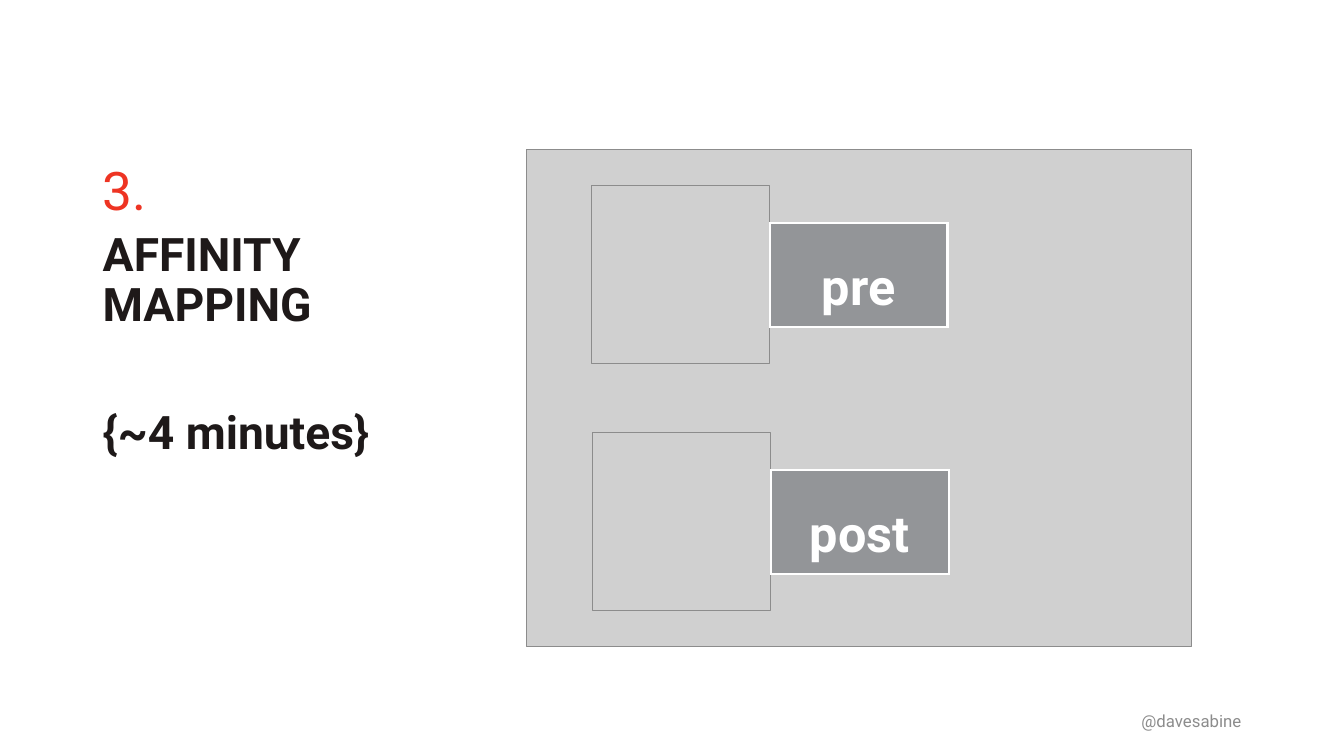
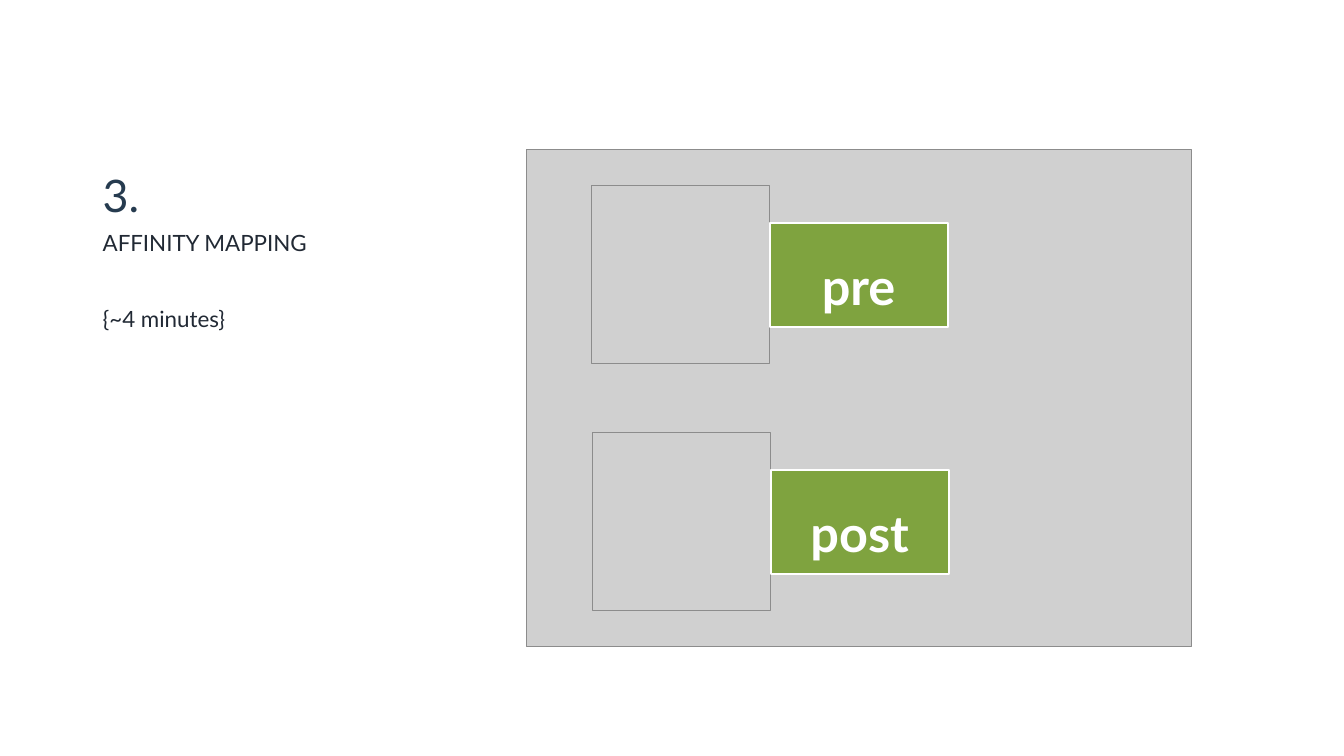
Before and after one commit to DavidSabine/The-Art-of-Agile-Product-Documentation, a slide deck: slide 14 of assets/The Art of Agile Documentation — Presentation — by David Sabine.pptx. Drawn at 1344x756 pixels with LibreOffice and Linux fonts; fonts in the diff are those of the drawing; grey boxes stand for pictures; background and template pictures are left out. Boxes give left, top, right and bottom in pixels: in the first picture for what was removed or moved away, otherwise in the second. Text is boxed around its words. In the diff, an @@ line names an element or a change of style, - is before the commit and + after.

```diff
--- a/assets/The Art of Agile Documentation — Presentation — by David Sabine.pptx
+++ b/assets/The Art of Agile Documentation — Presentation — by David Sabine.pptx
@@ title "3." at [103, 179, 140, 213]: size 38 to 32 pt, font Roboto to Lato, text colour #EE3423 to #263B4F @@
@@ text "AFFINITY MAPPING" at [103, 234, 306, 331]: size 33 to 16 pt, font Roboto to Lato, text colour #1E1919 to #212934, bold off @@
@@ rectangle "pre" at [770, 223, 949, 327]: font Roboto to Lato; fill #939598 to #7FA33F; outline #FFFFFF 1.5 pt to #FFFFFF 1.35 pt @@
@@ rectangle "post" at [771, 470, 950, 574]: font Roboto to Lato; fill #939598 to #7FA33F; outline #FFFFFF 1.5 pt to #FFFFFF 1.35 pt @@
@@ text removed at [1141, 714, 1241, 731] @@
-@davesabine
```
Also in this commit, not shown: 20 other slides changed, 4 other files.
